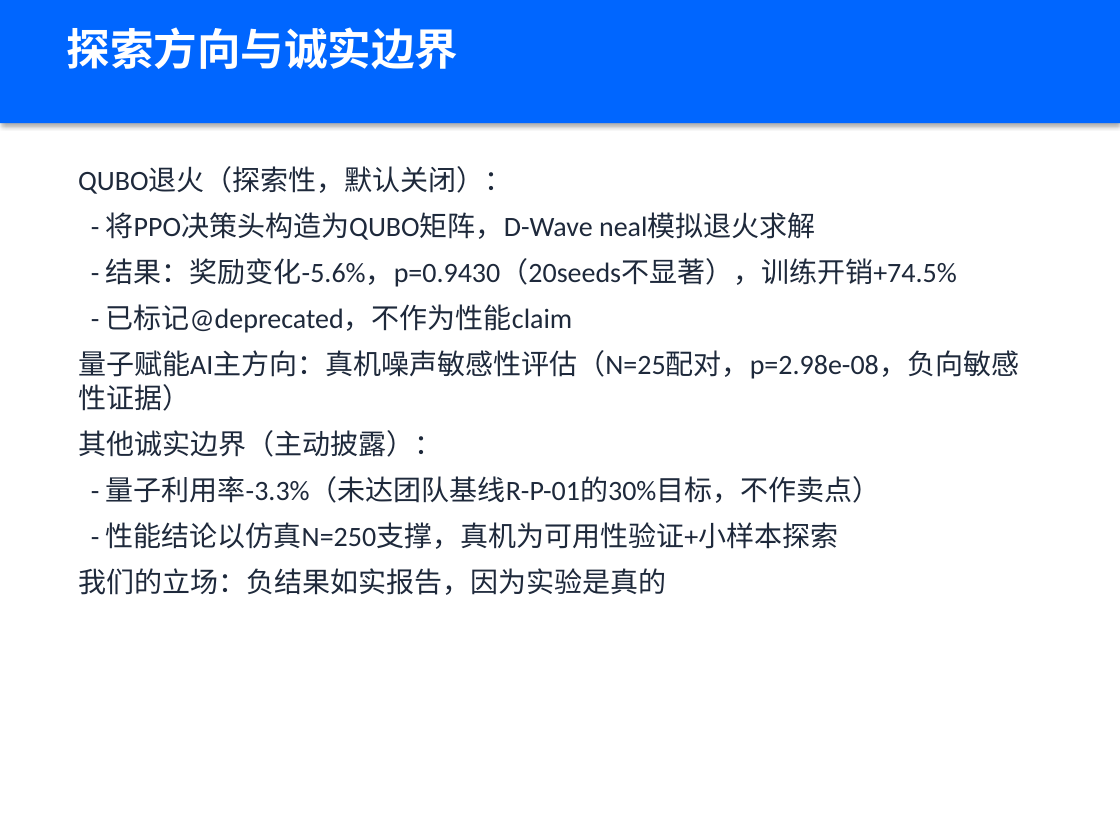
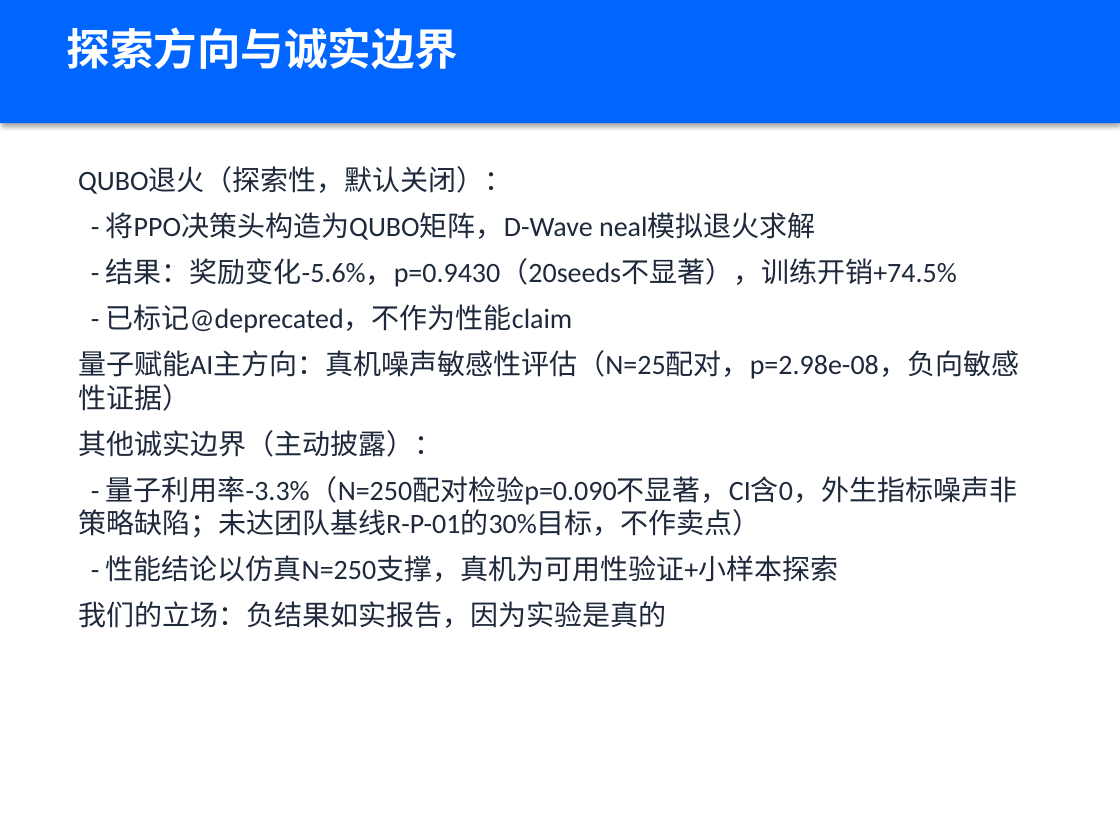
Before and after one commit to xiabai2008/quantum-rl-scheduler, a slide deck: slide 9 of deliverable_models/答辩PPT.pptx. Drawn at 1120x840 pixels with LibreOffice and Linux fonts; fonts in the diff are those of the drawing. Boxes give left, top, right and bottom in pixels: in the first picture for what was removed or moved away, otherwise in the second. Text is boxed around its words. In the diff, an @@ line names an element or a change of style, - is before the commit and + after.

```diff
--- a/deliverable_models/答辩PPT.pptx
+++ b/deliverable_models/答辩PPT.pptx
@@ text at [78,476,1017,537]: text changed @@
-- 量子利用率-3.3%（未达团队基线R-P-01的30%目标，不作卖点）
+- 量子利用率-3.3%（N=250配对检验p=0.090不显著，CI含0，外生指标噪声非策略缺陷；未达团队基线R-P-01的30%目标，不作卖点）
```
Also in this commit, not shown: 2 other slides changed, 3 other files.
